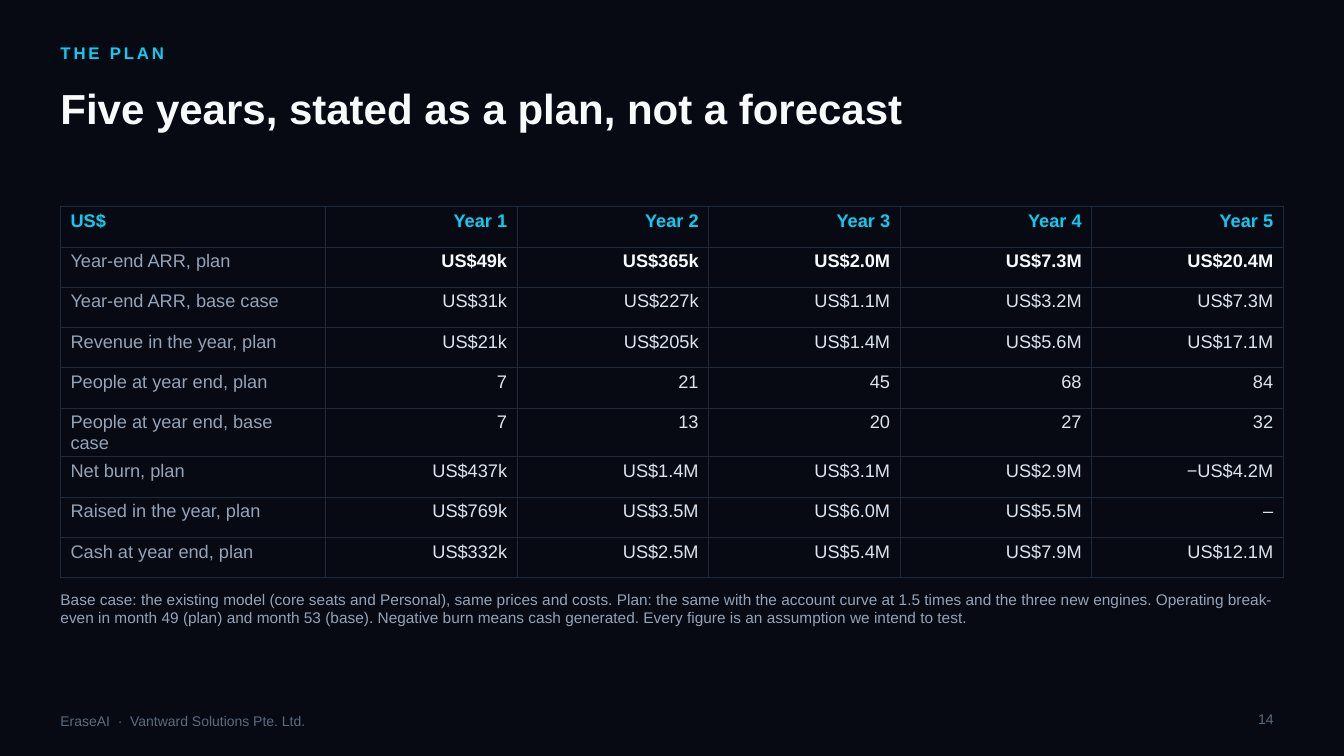
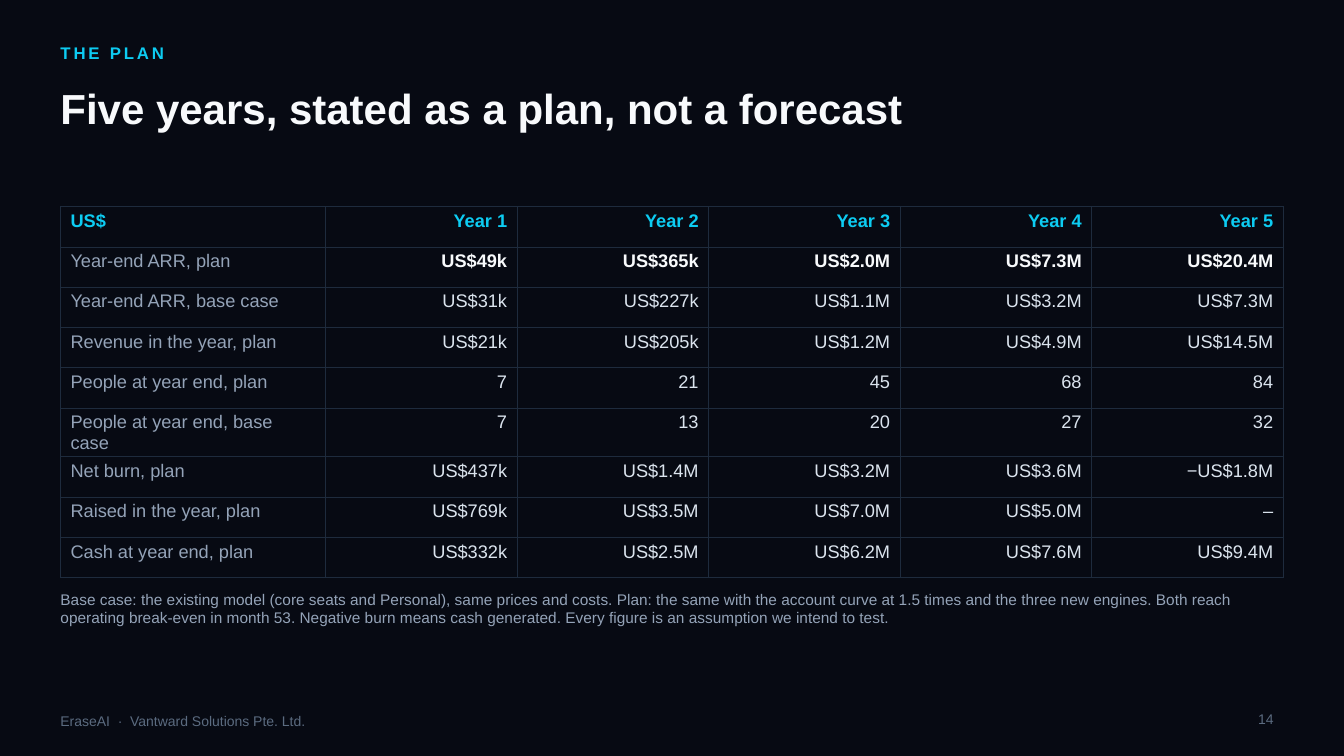
Before and after one commit to shockernburner/Erase-AI, a slide deck: slide 14 of docs/pitch/EraseAI_Investor_Deck_2026.pptx. Drawn at 1344x756 pixels with LibreOffice and Linux fonts; fonts in the diff are those of the drawing; background and template pictures are left out. Boxes give left, top, right and bottom in pixels: in the first picture for what was removed or moved away, otherwise in the second. Text is boxed around its words. In the diff, an @@ line names an element or a change of style, - is before the commit and + after.

```diff
--- a/docs/pitch/EraseAI_Investor_Deck_2026.pptx
+++ b/docs/pitch/EraseAI_Investor_Deck_2026.pptx
@@ table at box(60, 207, 1284, 566) @@
-row 4: Revenue in the year, plan | US$21k | US$205k | US$1.4M | US$5.6M | US$17.1M
+row 4: Revenue in the year, plan | US$21k | US$205k | US$1.2M | US$4.9M | US$14.5M
-row 7: Net burn, plan | US$437k | US$1.4M | US$3.1M | US$2.9M | −US$4.2M
+row 7: Net burn, plan | US$437k | US$1.4M | US$3.2M | US$3.6M | −US$1.8M
-row 8, column 4: US$6.0M
+row 8, column 4: US$7.0M
-row 8, column 5: US$5.5M
+row 8, column 5: US$5.0M
-row 9: Cash at year end, plan | US$332k | US$2.5M | US$5.4M | US$7.9M | US$12.1M
+row 9: Cash at year end, plan | US$332k | US$2.5M | US$6.2M | US$7.6M | US$9.4M
@@ text at box(60, 594, 1231, 626): text changed @@
-Base case: the existing model (core seats and Personal), same prices and costs. Plan: the same with the account curve at 1.5 times and the three new engines. Operating break-even in month 49 (plan) and month 53 (base). Negative burn means cash generated. Every figure is an assumption we intend to test.
+Base case: the existing model (core seats and Personal), same prices and costs. Plan: the same with the account curve at 1.5 times and the three new engines. Both reach operating break-even in month 53. Negative burn means cash generated. Every figure is an assumption we intend to test.
```
Also in this commit, not shown: 8 other slides changed, 9 other files.
